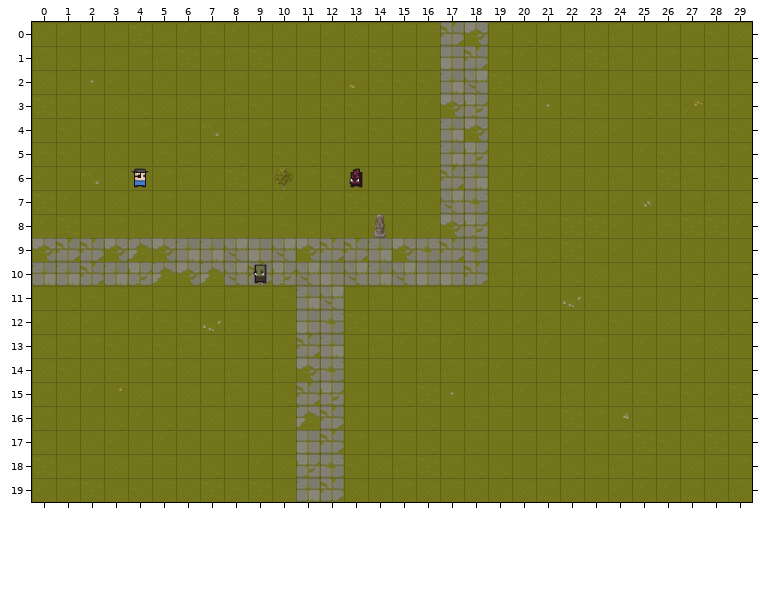
Two versions of a level (Tiled map, gg2/assets/map/map1.tmx). The picture above was drawn from the file before the commit.
Cells are 64x64 px. Shown: x 0..29, y 0..19.
The same view after the edit:
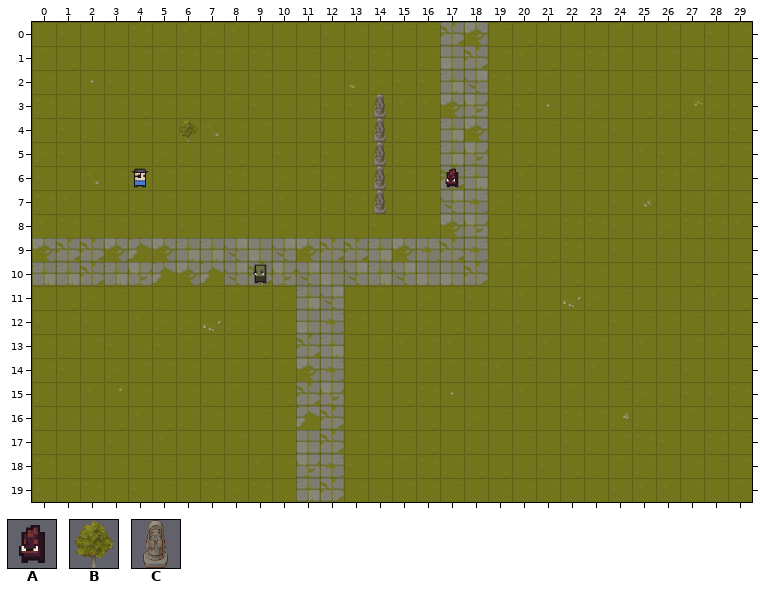
Key: from "texture": A 18, B 42 "marker", C 50 "marker".
_ is an empty cell.
What changed:
{"where": "layer \"Object\""}
{"y":3,"x":14,"old":"_","new":"C"}
{"y":4,"x":6,"old":"_","new":"B"}
{"y":4,"x":14,"old":"_","new":"C"}
{"y":5,"x":14,"old":"_","new":"C"}
{"y":6,"x":10,"old":"B","new":"_"}
{"y":6,"x":14,"old":"_","new":"C"}
{"y":7,"x":14,"old":"_","new":"C"}
{"y":8,"x":14,"old":"C","new":"_"}
{"where": "layer \"NPC\""}
{"y":6,"x":13,"old":"A","new":"_"}
{"y":6,"x":17,"old":"_","new":"A"}
